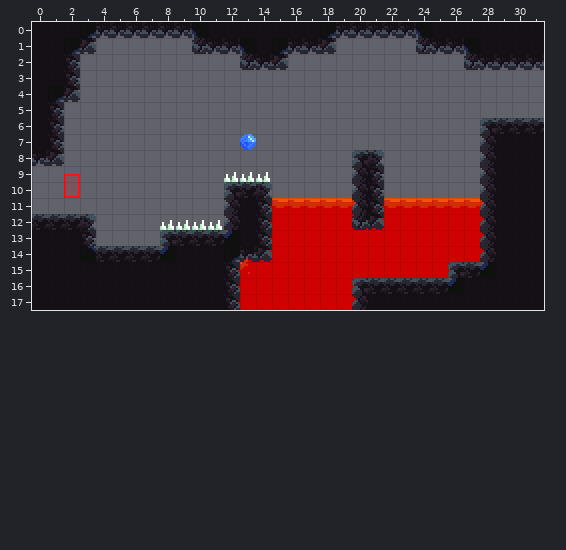
Tiled map, stored at Assets/Tiles/Alex/Crystal Intro.tmx. Above, as it was before the edit.
Cells are 8x8 px. Shown: x 0..31, y 0..17.
Now the later version:
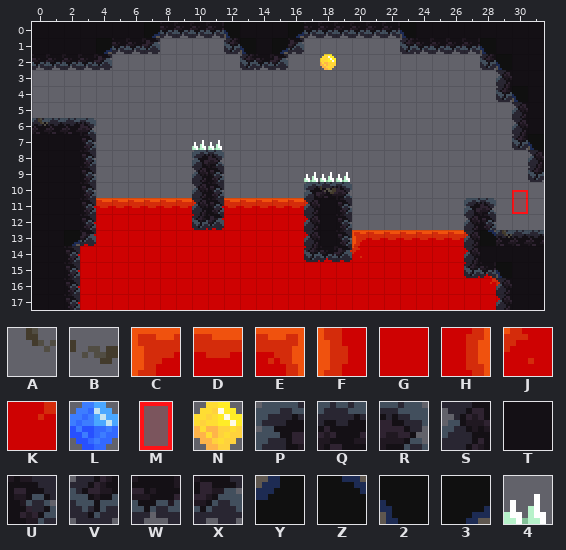
Key: from "Branches": A 8, B 13; from "Lava": C 0, D 1, E 2, F 6, G 7, H 8, J 22, K 23; from "Mechanics": L 0 "Blue Crystal", M 3 "Spawn", N 6 "Firefly"; from "Rocks": P 0, Q 1, R 2, S 6, T 7, U 8, V 12, W 13, X 14, Y 22, Z 23, 2 28, 3 29; from "Spikes": 4 10 "ConnectedSpike".
_ is an empty cell, # one hidden under a higher layer, . an unchanged one.
Objects are placed by their top-left corner, in cells (3,4 is the top-left corner of cell 3,4); size is 1x1 cell unless given.
Tiles of an added or newly shown layer are drawn over the layers below it.
Edits made:
--- layer "Lava"
@@ x 2..31 @@
-11 .___________C..DDDDDDDDDDDD##.
-12 .___________F..GGGGGGGGGGGG###
-13 .___________F..GGGGGGGGGGGG...
-14 ___________CJ..GGGG......GG...
-15 __________CJ..............#...
-16 __________F...............##..
-17 __________F................#..
+11 .DDDDDDDDDDDD..E_____________.
+12 .GGGGGGGGGGGG..H______________
+13 .GGGGGGGGGGGG..H__CDDDDDDE_...
+14 GGGGGGGGGGGGG..KDDJ......K#...
+15 GGGGGGGGGGGG..............H...
+16 GGGGGGGGGGG...............KE..
+17 GGGGGGGGGGG................H..
--- layer "Ground"
@@ x 0..31 @@
- 0 ...3WWWW..2TT...TT3....W2.......
- 1 ..3X____..VWW...WWX...._V..2T...
- 2 TTU__......................VWWWW
- 3 TTU..........................___
- 4 T3X..........................___
- 5 TU............................__
- 6 TU__........................PQQQ
- 7 .U__........................STTT
- 8 WX__......__........PR......STTT
- 9 ____......__........SU......STTT
-10 ____......__PQR..___SU......STTT
-11 ____......__STU..___SU....._STTT
-12 QQQR......__STU..___VX....._STTT
-13 ..TU....PQQQYTU..___......._STTT
-14 ..TZQQQQYTTT3WX..___......._S...
-15 ..TTTTTTTTTTU.............PQYT..
-16 ..TTTTTTTTTTU.......PQQQQQYTTT..
-17 ..TTTTTTTTTTU.......STTTTTTTTT..
+ 0 ...TTTT3..WW2...3WW....2T.......
+ 1 ..TT3WWX..__V...X__....VW..W2...
+ 2 WWWWX......................_V2TT
+ 3 ___..........................STT
+ 4 ___..........................V2T
+ 5 __............................ST
+ 6 QQQR........................__ST
+ 7 .TTU........................__V2
+ 8 TTTU......PR........__......___S
+ 9 TTTU......SU........__......___V
+10 TTTU......SU___..PQR__......____
+11 TTTU......SU___..STU__.....PR___
+12 TTTU......VX___..STU__.....SU___
+13 ..3X...._______..STU.......SZQQQ
+14 ..U____________..VWX.......ST...
+15 ..U__________............._VW2..
+16 ..U__________......._________S..
+17 ..U__________......._________S..
--- layer "Mechanics"
-M "Spawn" at 2,9.5 size 1x1.5
+M "Spawn" at 30,10.5 size 1x1.5
+N "Firefly" at 18,2
+4 "ConnectedSpike" at 11,7
+4 "ConnectedSpike" at 10,7
+4 "ConnectedSpike" at 19,9
+4 "ConnectedSpike" at 18,9
+4 "ConnectedSpike" at 17,9
-L "Blue Crystal" at 13,7
-4 "ConnectedSpike" at 14,9
-4 "ConnectedSpike" at 13,9
-4 "ConnectedSpike" at 12,9
-4 "ConnectedSpike" at 10,12
-4 "ConnectedSpike" at 11,12
-4 "ConnectedSpike" at 9,12
-4 "ConnectedSpike" at 8,12
--- layer "Branches" (added)
@@ x 0..0 @@
- 6 _
+ 6 A
@@ x 18..18 @@
-10 _
+10 B
@@ x 29..29 @@
-13 _
+13 A
